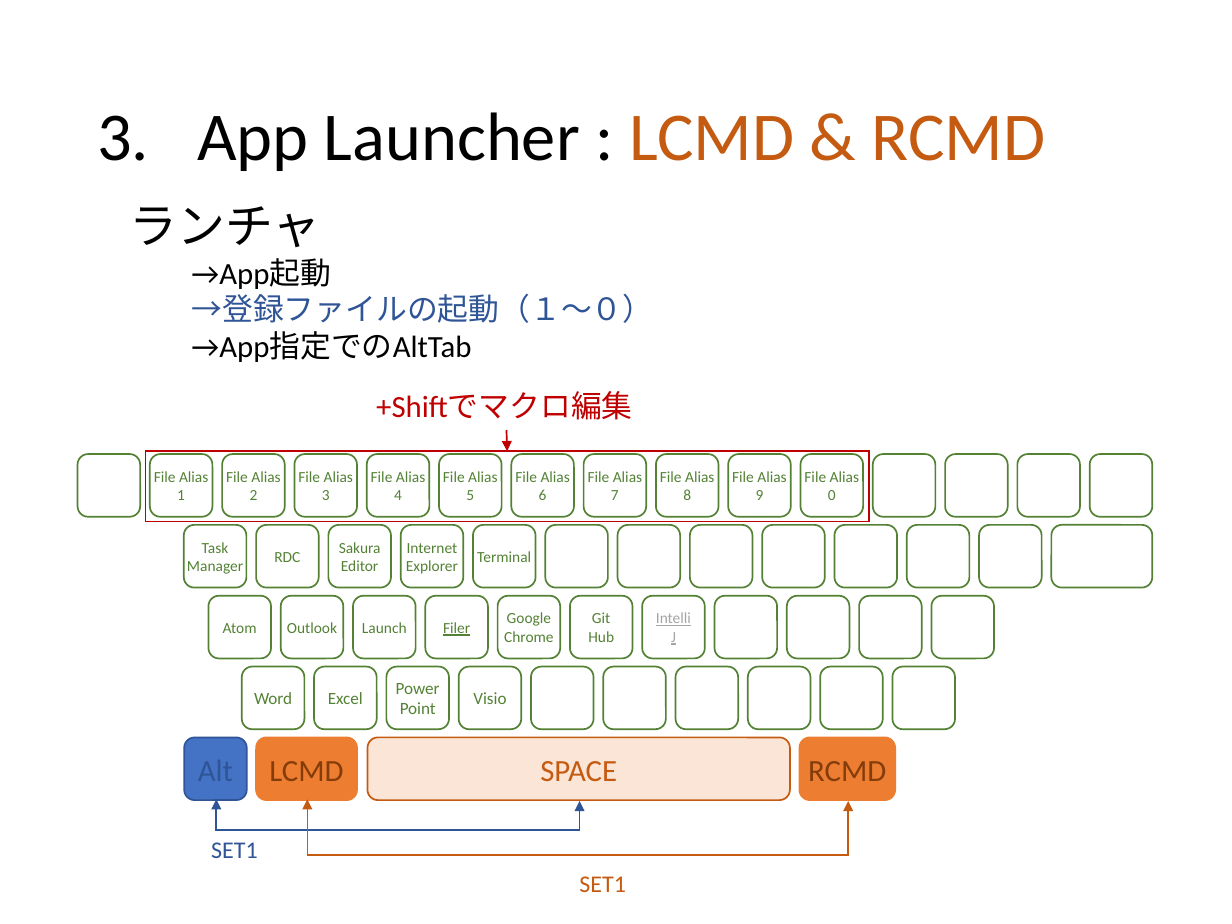
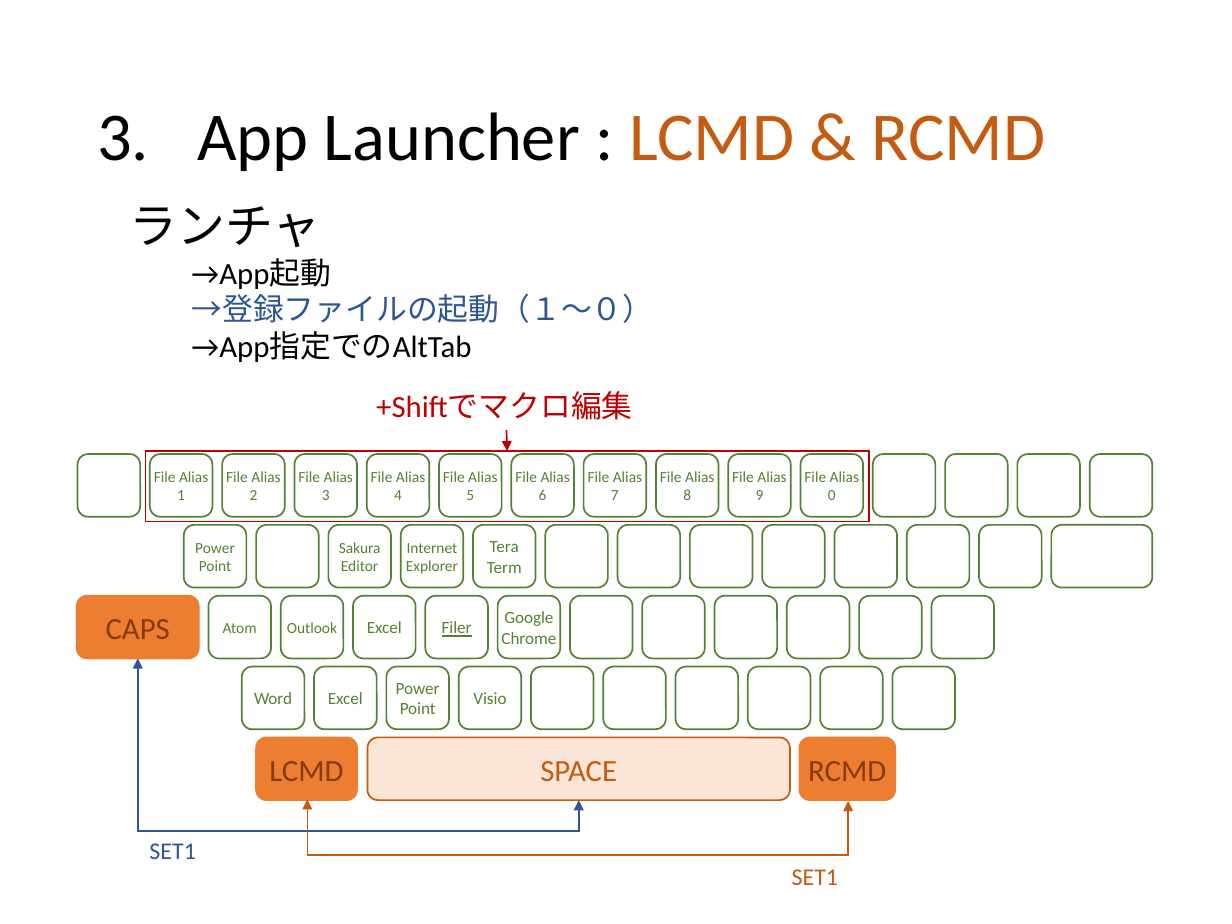
Before and after one commit to ittooo66/myAHK, a slide deck: slide 8 of MANUAL.pptx. Drawn at 1232x924 pixels with LibreOffice and Linux fonts; fonts in the diff are those of the drawing. Boxes give left, top, right and bottom in pixels: in the first picture for what was removed or moved away, otherwise in the second. Text is boxed around its words. In the diff, an @@ line names an element or a change of style, - is before the commit and + after.

```diff
--- a/MANUAL.pptx
+++ b/MANUAL.pptx
@@ text in rounded rectangle at (x1=195, y1=543, x2=235, y2=571): text changed @@
-Task
-Manager
+Power
+Point
@@ text in rounded rectangle at (x1=274, y1=552, x2=300, y2=562): text removed @@
-RDC
@@ text in rounded rectangle at (x1=487, y1=541, x2=522, y2=573): text changed; size 9 to 10 pt @@
-Terminal
+Tera
+Term
@@ rounded rectangle added at (x1=76, y1=596, x2=198, y2=659), fill #ED7D31, outline #ED7D31 1 pt, 18 pt, text #843C0B @@
+CAPS
@@ rounded rectangle "Filer" at (x1=425, y1=596, x2=488, y2=659): size 9 to 10 pt @@
@@ rounded rectangle "Google" at (x1=498, y1=596, x2=561, y2=659): size 9 to 10 pt @@
@@ text in rounded rectangle at (x1=367, y1=621, x2=402, y2=633): text changed; size 9 to 10 pt @@
-Launch
+Excel
@@ text in rounded rectangle at (x1=588, y1=612, x2=614, y2=642): text removed @@
-Git
-Hub
@@ text in rounded rectangle at (x1=656, y1=612, x2=691, y2=645): text removed @@
-Intelli
-J
@@ elbow double arrow moved from (217, 800) - (579, 801) to (138, 658) - (579, 800) @@
@@ rounded rectangle removed at (x1=184, y1=738, x2=246, y2=801) @@
@@ text "SET1" moved from (x1=211, y1=842, x2=258, y2=858) to (x1=149, y1=843, x2=196, y2=859) @@
@@ text "SET1" moved from (x1=579, y1=876, x2=626, y2=892) to (x1=792, y1=869, x2=839, y2=885) @@
```
Also in this commit, not shown: 9 other slides changed.
